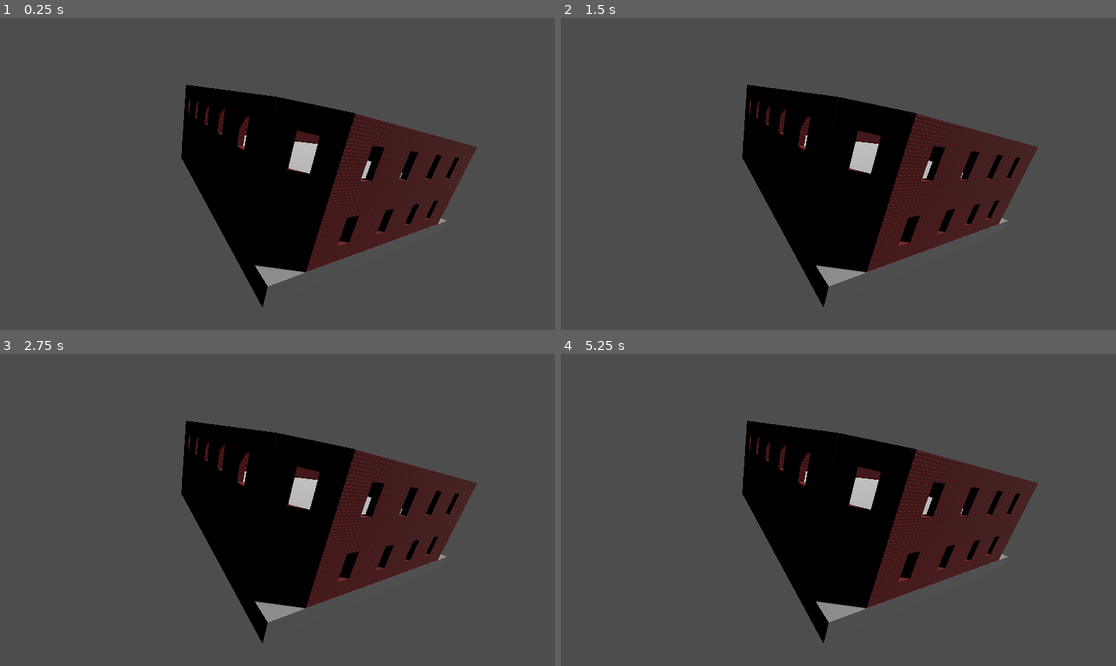
Above: before the commit, frames 1-4 (two rows, left to right).
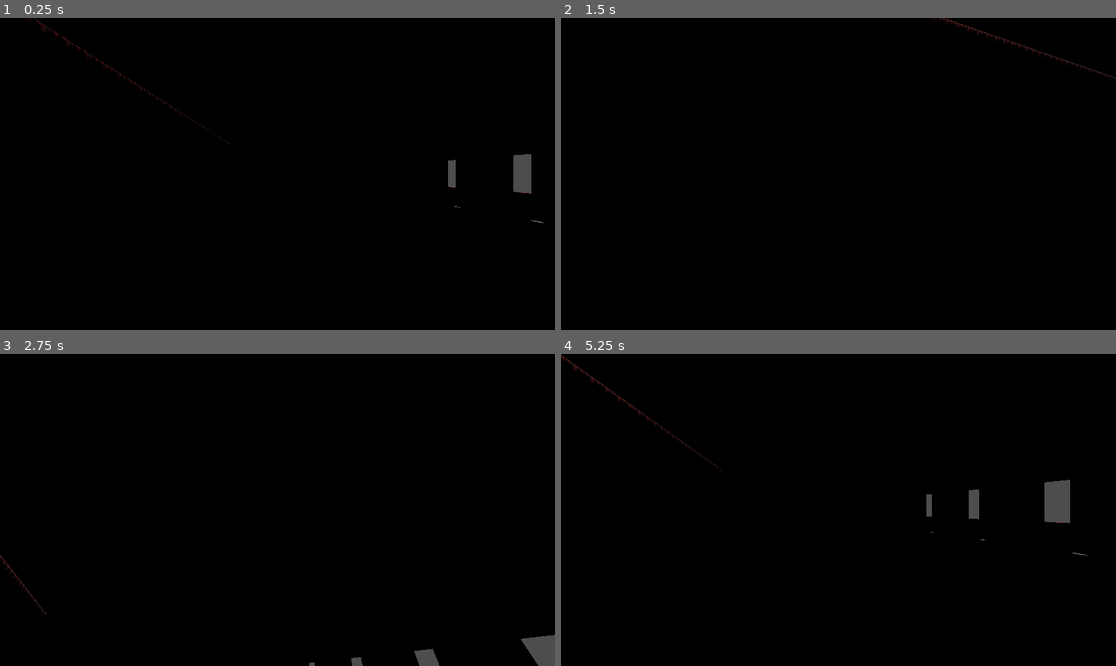
Above: after the commit, the same moments.

Repository: DrOtter3000/LittleLibrary
Game: Godot game, scene res://Environment/building.tscn
Same seed, same stepped clock (60 frames per second), same inputs: the game is played once before the commit and once after it.
Inputs (mouse positions are in pixels of both pictures, inside the frame that each line leads up to):
- Up to frame 1 (0.25 s): no input
- Up to frame 2 (1.5 s): move the mouse to (960, 158) at 0.52 s; tap Enter at 1.25 s; move the mouse to (727, 189) at 1.27 s
- Up to frame 3 (2.75 s): tap Space at 2 s; move the mouse to (333, 441) at 2.02 s
- Up to frame 4 (5.25 s): tap Enter at 2.75, 4.25 s; move the mouse to (810, 572) at 2.77 s; tap Space at 3.5, 5 s; move the mouse to (1005, 556) at 3.52 s; move the mouse to (672, 463) at 4.27 s; move the mouse to (866, 510) at 5.02 s

The runs differ from the first frame. In frame 1, 86% of the frame differs, in the area x 0-100%, y 0-100%; in frame 2, 87%; in frame 3, 86%; in frame 4, 86%.

Commit message:
add collision

Diff:
--- a/Environment/building.tscn
+++ b/Environment/building.tscn
@@ -1,7 +1,8 @@
-[gd_scene load_steps=14 format=3 uid="uid://bcwhi6vrtelmj"]
+[gd_scene load_steps=15 format=3 uid="uid://bcwhi6vrtelmj"]
 
 [ext_resource type="Texture2D" uid="uid://3nm3kbj7goho" path="res://Textures/Ceiling.png" id="1_bteem"]
 [ext_resource type="Texture2D" uid="uid://wixedqcachbg" path="res://Textures/Wall.png" id="1_p4fnb"]
+[ext_resource type="PackedScene" uid="uid://c44tfbq6oqdrx" path="res://Player/player.tscn" id="1_uph0i"]
 [ext_resource type="Texture2D" uid="uid://cwqqbf8hjyequ" path="res://Textures/Ground.png" id="3_uwfla"]
 
 [sub_resource type="StandardMaterial3D" id="StandardMaterial3D_oskyw"]
@@ -46,23 +47,25 @@
 
 [node name="Building" type="Node3D"]
 
+[node name="Player" parent="." instance=ExtResource("1_uph0i")]
+transform = Transform3D(1, 0, 0, 0, 1, 0, 0, 0, 1, 2.63451, 0, 3.90786)
+
 [node name="DirectionalLight3D" type="DirectionalLight3D" parent="."]
 transform = Transform3D(-0.866025, -0.433013, 0.25, 0, 0.5, 0.866025, -0.5, 0.75, -0.433013, 0, 5.25901, 0)
 shadow_enabled = true
 
 [node name="Stairs" type="CSGBox3D" parent="."]
 transform = Transform3D(1, 0, 0, 0, 0.866025, 0.5, 0, -0.5, 0.866025, -1.29547, -0.189868, -0.635966)
+use_collision = true
 size = Vector3(2.5, 0.4, 6.422)
 
 [node name="Stairs2" type="CSGBox3D" parent="."]
 transform = Transform3D(1, 0, 0, 0, 0.866025, 0.5, 0, -0.5, 0.866025, -1.29547, 3.28273, -1.11806)
 size = Vector3(2.5, 0.4, 5.81996)
 
-[node name="Camera3D" type="Camera3D" parent="."]
-transform = Transform3D(0.526354, -0.36182, 0.76944, 0.204286, 0.932248, 0.298632, -0.82536, 0, 0.564607, 15.9594, 4.23914, 9.86065)
-
 [node name="Floor" type="CSGBox3D" parent="."]
 transform = Transform3D(1, 0, 0, 0, 1, 0, 0, 0, 1, 2.6767, -2.09031, -2.63922)
+use_collision = true
 size = Vector3(18.1591, 1, 17.5736)
 
 [node name="FirstFloor" type="Node3D" parent="."]
@@ -70,6 +73,7 @@
 [node name="Corner" type="CSGBox3D" parent="FirstFloor"]
 transform = Transform3D(0.707107, 0, -0.707107, 0, 1, 0, 0.707107, 0, 0.707107, 10.7658, 0, 5.16154)
 material_override = SubResource("StandardMaterial3D_oskyw")
+use_collision = true
 size = Vector3(0.3, 3.2, 2.5083)
 
 [node name="Entrance" type="CSGBox3D" parent="FirstFloor/Corner"]
@@ -85,6 +89,7 @@
 [node name="OuterWall2" type="CSGBox3D" parent="FirstFloor"]
 transform = Transform3D(1, 0, 0, 0, 1, 0, 0, 0, 1, 11.5964, -0.00668478, -2.53715)
 material_override = SubResource("StandardMaterial3D_j2ucu")
+use_collision = true
 size = Vector3(0.3, 3.2, 13.8384)
 
 [node name="Window" type="CSGBox3D" parent="FirstFloor/OuterWall2"]
@@ -110,6 +115,7 @@
 [node name="Wall" type="CSGBox3D" parent="FirstFloor"]
 transform = Transform3D(1, 0, 0, 0, 1, 0, 0, 0, 1, 0, 0, -2.45632)
 material_override = SubResource("StandardMaterial3D_jh3vm")
+use_collision = true
 size = Vector3(0.2, 3.2, 16.9058)
 
 [node name="Door" type="CSGMesh3D" parent="FirstFloor/Wall"]
@@ -120,6 +126,7 @@
 [node name="OuterWall" type="CSGBox3D" parent="FirstFloor"]
 transform = Transform3D(1, 0, 0, 0, 1, 0, 0, 0, 1, 1.78638, 0, 6)
 material_override = SubResource("StandardMaterial3D_v2siv")
+use_collision = true
 size = Vector3(16.4272, 3.2, 0.3)
 
 [node name="Window4" type="CSGBox3D" parent="FirstFloor/OuterWall"]
@@ -155,6 +162,7 @@
 [node name="CSGBox3D3" type="CSGBox3D" parent="FirstFloor"]
 transform = Transform3D(-4.37114e-08, 0, -1, 0, 1, 0, 1, 0, -4.37114e-08, -5.632, 0, -3.67798)
 material_override = SubResource("StandardMaterial3D_rmiqd")
+use_collision = true
 size = Vector3(0.2, 3.2, 5.73438)
 
 [node name="Door2" type="CSGMesh3D" parent="FirstFloor/CSGBox3D3"]
@@ -165,11 +173,13 @@
 [node name="CSGBox3D5" type="CSGBox3D" parent="FirstFloor"]
 transform = Transform3D(-4.37114e-08, 0, -1, 0, 1, 0, 1, 0, -4.37114e-08, -3.18735, 0, -11.0083)
 material_override = SubResource("StandardMaterial3D_rmiqd")
+use_collision = true
 size = Vector3(0.2, 3.2, 6.57666)
 
 [node name="CSGBox3D4" type="CSGBox3D" parent="FirstFloor"]
 transform = Transform3D(-4.37114e-08, 0, -1, 0, 1, 0, 1, 0, -4.37114e-08, 2.51455, 0, -8.49907)
 material_override = SubResource("StandardMaterial3D_rmiqd")
+use_collision = true
 size = Vector3(0.2, 3.2, 18.0599)
 
 [node name="Door3" type="CSGMesh3D" parent="FirstFloor/CSGBox3D4"]
@@ -180,6 +190,7 @@
 [node name="CSGBox3D2" type="CSGBox3D" parent="FirstFloor"]
 transform = Transform3D(1, 0, 0, 0, 1, 0, 0, 0, 1, -6.38743, 0, -2.59845)
 material_override = SubResource("StandardMaterial3D_rmiqd")
+use_collision = true
 size = Vector3(0.2, 3.2, 17.0725)
 
 [node name="SecondFloor" type="Node3D" parent="."]
@@ -187,6 +198,7 @@
 [node name="OuterWall3" type="CSGBox3D" parent="SecondFloor"]
 transform = Transform3D(1, 0, 0, 0, 1, 0, 0, 0, 1, 11.5964, 2.99332, -2.53715)
 material_override = SubResource("StandardMaterial3D_j2ucu")
+use_collision = true
 size = Vector3(0.3, 3.2, 13.8384)
 
 [node name="Window" type="CSGBox3D" parent="SecondFloor/OuterWall3"]
@@ -212,6 +224,7 @@
 [node name="Wall2" type="CSGBox3D" parent="SecondFloor"]
 transform = Transform3D(-1, 0, 8.74228e-08, 0, 1, 0, -8.74228e-08, 0, -1, 0, 3, -2.45632)
 material_override = SubResource("StandardMaterial3D_jh3vm")
+use_collision = true
 size = Vector3(0.2, 3.2, 16.9058)
 
 [node name="Door" type="CSGMesh3D" parent="SecondFloor/Wall2"]
@@ -222,6 +235,7 @@
 [node name="OuterWall4" type="CSGBox3D" parent="SecondFloor"]
 transform = Transform3D(1, 0, 0, 0, 1, 0, 0, 0, 1, 1.78638, 3, 6)
 material_override = SubResource("StandardMaterial3D_v2siv")
+use_collision = true
 size = Vector3(16.4272, 3.2, 0.3)
 
 [node name="Window4" type="CSGBox3D" parent="SecondFloor/OuterWall4"]
@@ -257,11 +271,13 @@
 [node name="CSGBox3D9" type="CSGBox3D" parent="SecondFloor"]
 transform = Transform3D(-4.37114e-08, 0, -1, 0, 1, 0, 1, 0, -4.37114e-08, -1.3043, 3, -3.65091)
 material_override = SubResource("StandardMaterial3D_rmiqd")
+use_collision = true
 size = Vector3(0.2, 3.2, 2.73889)
 
 [node name="CSGBox3D7" type="CSGBox3D" parent="SecondFloor"]
 transform = Transform3D(-4.37114e-08, 0, -1, 0, 1, 0, 1, 0, -4.37114e-08, 2.54934, 3, -8.49907)
 material_override = SubResource("StandardMaterial3D_cjbry")
+use_collision = true
 size = Vector3(0.2, 3.2, 17.9138)
 
 [node name="Corner2" type="CSGBox3D" parent="SecondFloor"]
@@ -278,6 +294,7 @@
 [node name="Ceiling" type="CSGBox3D" parent="CeilingAndFloor"]
 transform = Transform3D(1, 0, 0, 0, 1, 0, 0, 0, 1, 5.96751, 1.55904, -1.33458)
 material_override = SubResource("StandardMaterial3D_rvpy2")
+use_collision = true
 size = Vector3(11.5228, 0.0675964, 14.3994)
 
 [node name="CSGBox3D" type="CSGBox3D" parent="CeilingAndFloor/Ceiling"]
@@ -298,6 +315,7 @@
 [node name="Ceiling4" type="CSGBox3D" parent="CeilingAndFloor"]
 transform = Transform3D(1, 0, 0, 0, 1, 0, 0, 0, 1, -1.31732, 1.55904, 4.04716)
 material_override = SubResource("StandardMaterial3D_rvpy2")
+use_collision = true
 size = Vector3(2.59542, 0.0675964, 3.99117)
 
 [node name="Floor2ndFloor" type="CSGBox3D" parent="CeilingAndFloor"]
